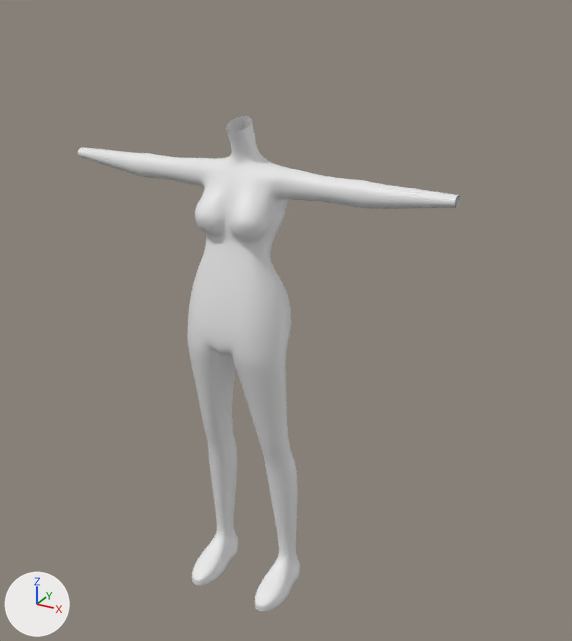
The Blender file untitled.blend as it was, and as the next commit left it.
Rendered twice from a 50 mm lens placed at (3.35, -5.37, 1.38), pointed at (0.28, 0.21, -1.41). The axes (+X, +Y, +Z) are drawn at lower left. The lights are the same throughout.

In view in the first picture: 'body'.
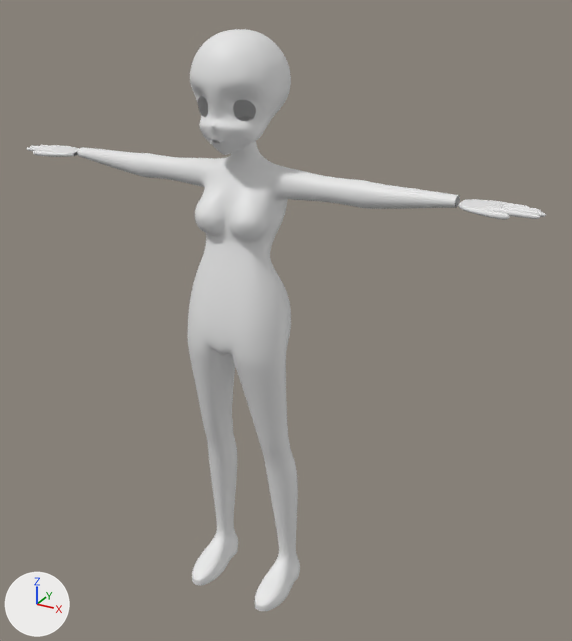
Commit message: 手の作成開始

Boxes [x1, y1, x2, y2] around the edits, measured in the pictures (572 x 641 px):
'body', reshaped (36% wider): before [77, 116, 460, 611]; after [26, 116, 546, 611]
'face', shown: after [190, 29, 291, 155]
part 1 of me_cube, added: after [26, 145, 546, 220]

Diff of the bpy script that builds the scene:
```diff
--- a/untitled.blend.py
+++ b/untitled.blend.py
@@ me_cube @@
 # used by ob_body; location = (0.0, 0.0, -0.4); scale = (0.343, 0.343, 0.343)
-me_cube.from_pydata(...)  # 332 vertices, 318 faces; spans x 0.0..5.12, y -1.35..0.88, z -10.88..2.16
+me_cube.from_pydata(...)  # 508 vertices, 491 faces; spans x 0.0..6.96, y -1.35..0.88, z -10.88..2.16
+# me_cube part 1: a new loose piece of 176 vertices spanning x 5.22..6.96, y -0.4..0.59, z 0.71..0.85
@@ ob_face @@
 _m = ob_face.modifiers.new('Subdivision', 'SUBSURF')
-ob_face.hide_set(True)
```
